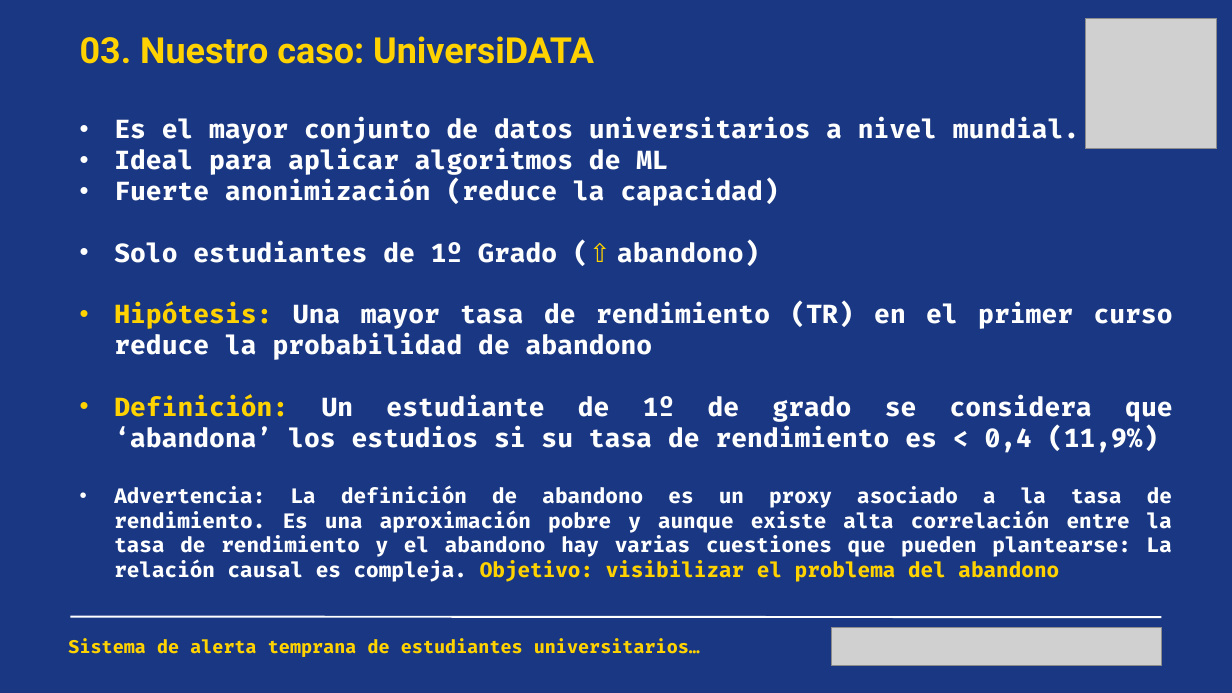
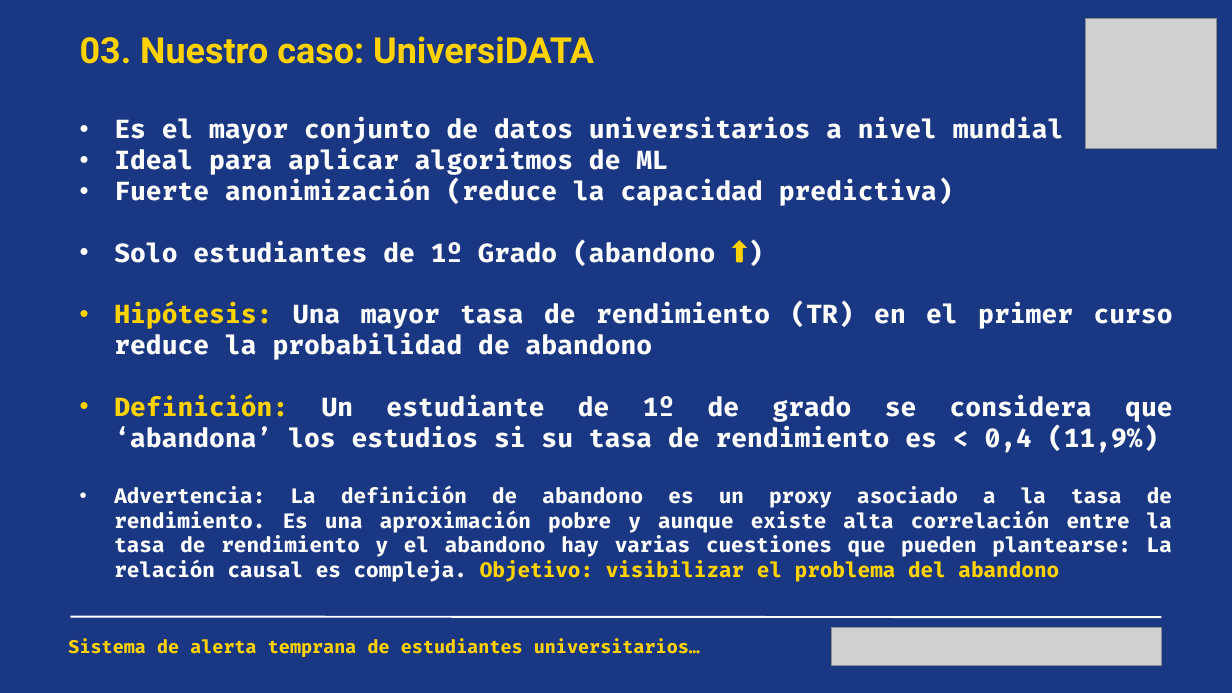
Before and after one commit to f8l5h9/UniversiDATA, a slide deck: slide 5 of Presentación UniversiDATA.pptx. Drawn at 1232x693 pixels with LibreOffice and Linux fonts; fonts in the diff are those of the drawing; grey boxes stand for pictures. Boxes give left, top, right and bottom in pixels: in the first picture for what was removed or moved away, otherwise in the second. Text is boxed around its words. In the diff, an @@ line names an element or a change of style, - is before the commit and + after.

```diff
--- a/Presentación UniversiDATA.pptx
+++ b/Presentación UniversiDATA.pptx
@@ text at (114, 118, 1064, 144): text changed @@
-• Es el mayor conjunto de datos universitarios a nivel mundial.
+• Es el mayor conjunto de datos universitarios a nivel mundial
@@ text at (114, 180, 953, 266): text changed @@
-• Fuerte anonimización (reduce la capacidad)
-• Solo estudiantes de 1º Grado (⇧ abandono)
+• Fuerte anonimización (reduce la capacidad predictiva)
+• Solo estudiantes de 1º Grado (abandono ⬆)
```
Also in this commit, not shown: 5 other slides changed, 3 other files.
